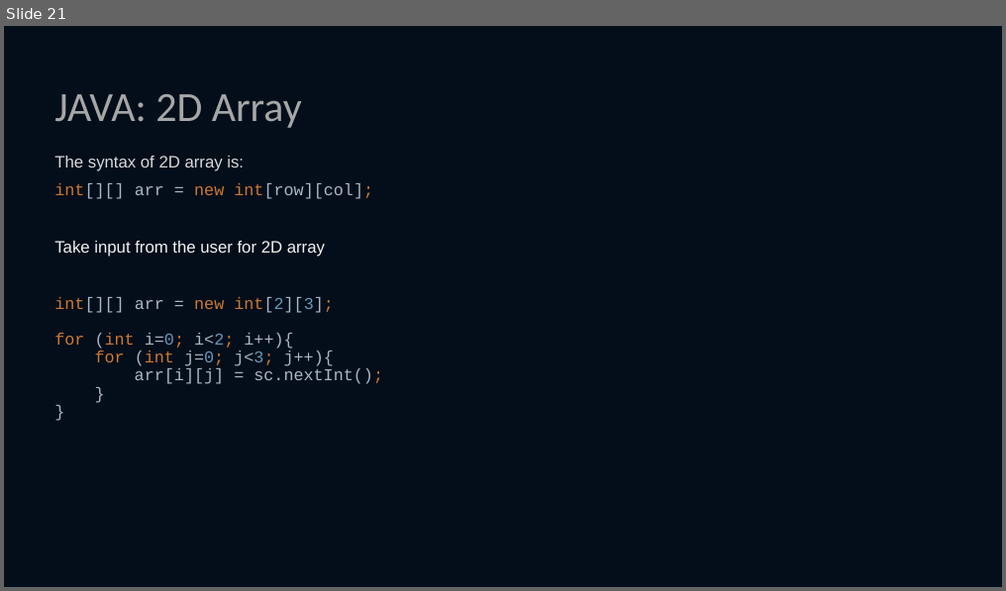
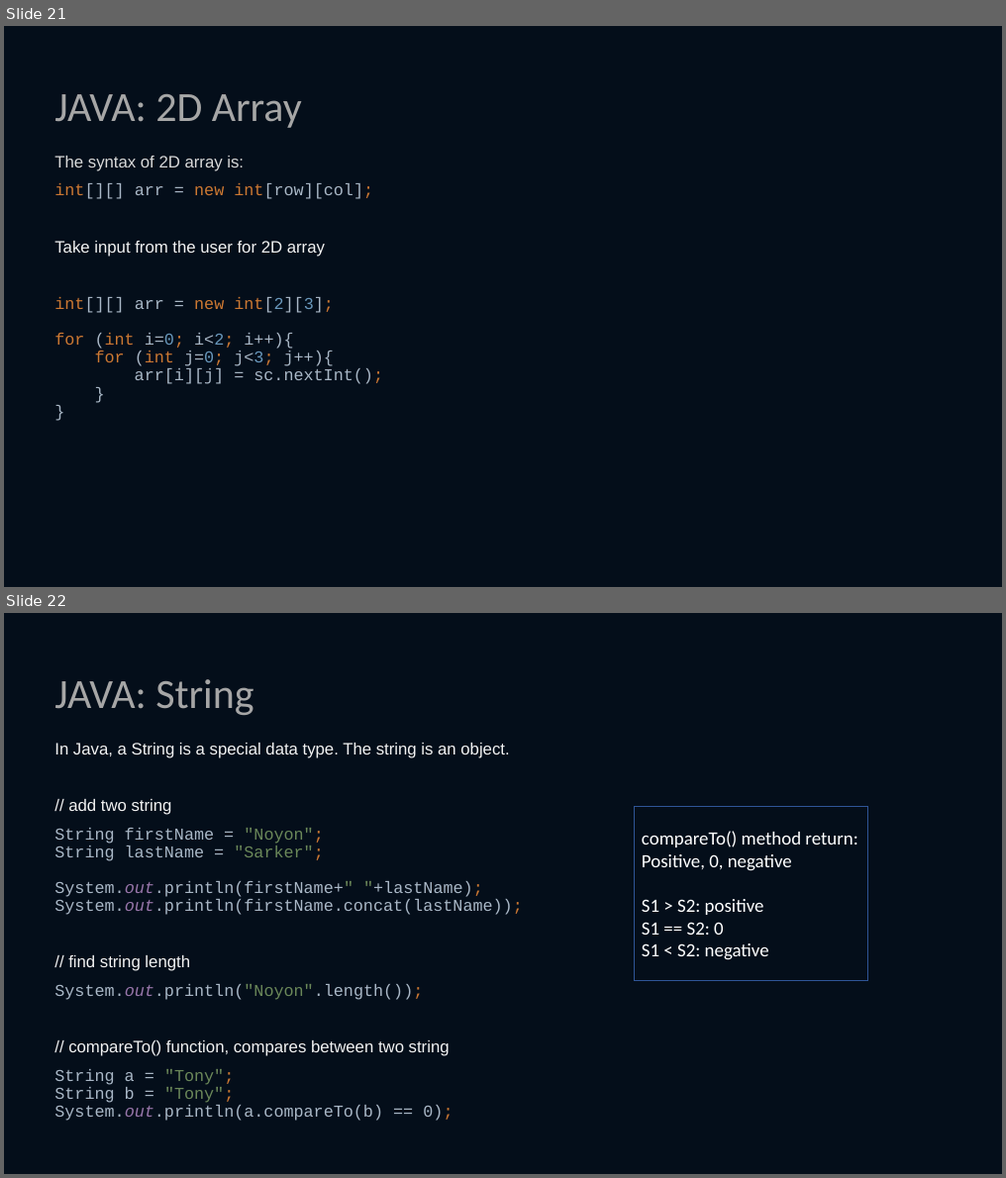
Before and after one commit to noyon674/JavaTutorial, a slide deck: JavaPattern.pptx. Shown one above the other, each under a label of ours: slide 21 before the commit, slides 21 and 22 after it. The pictures are 1006x591 and 1006x1178 pixels, drawn with LibreOffice and Linux fonts; fonts in the diff are those of the drawing. Boxes give left, top, right and bottom in pixels: in the first picture for what was removed or moved away, otherwise in the second. Text is boxed around its words. In the diff, an @@ line names an element or a change of style, - is before the commit and + after.

Commit message:
learned about string

```diff
--- a/JavaPattern.pptx
+++ b/JavaPattern.pptx
@@ slide 22 added at [4,613,1002,1174], background #040E1A @@
@@ title added at [54,679,253,715], 40 pt, text #A6A6A6 @@
+JAVA: String
@@ text added at [54,743,523,1121], 16 pt, text #A9B7C6 @@
+In Java, a String is a special data type. The string is an object.
+// add two string
+String firstName = "Noyon";
+String lastName = "Sarker";
+System.out.println(firstName+" "+lastName);
+System.out.println(firstName.concat(lastName));
+// find string length
+System.out.println("Noyon".length());
+// compareTo() function, compares between two string
+String a = "Tony";
+String b = "Tony";
+System.out.println(a.compareTo(b) == 0);
@@ rectangle added at [635,807,868,980], outline #2F5597 1 pt, 18 pt, text #FFFFFF @@
+compareTo() method return:
+Positive, 0, negative
+S1 > S2: positive
+S1 == S2: 0
+S1 < S2: negative
```
